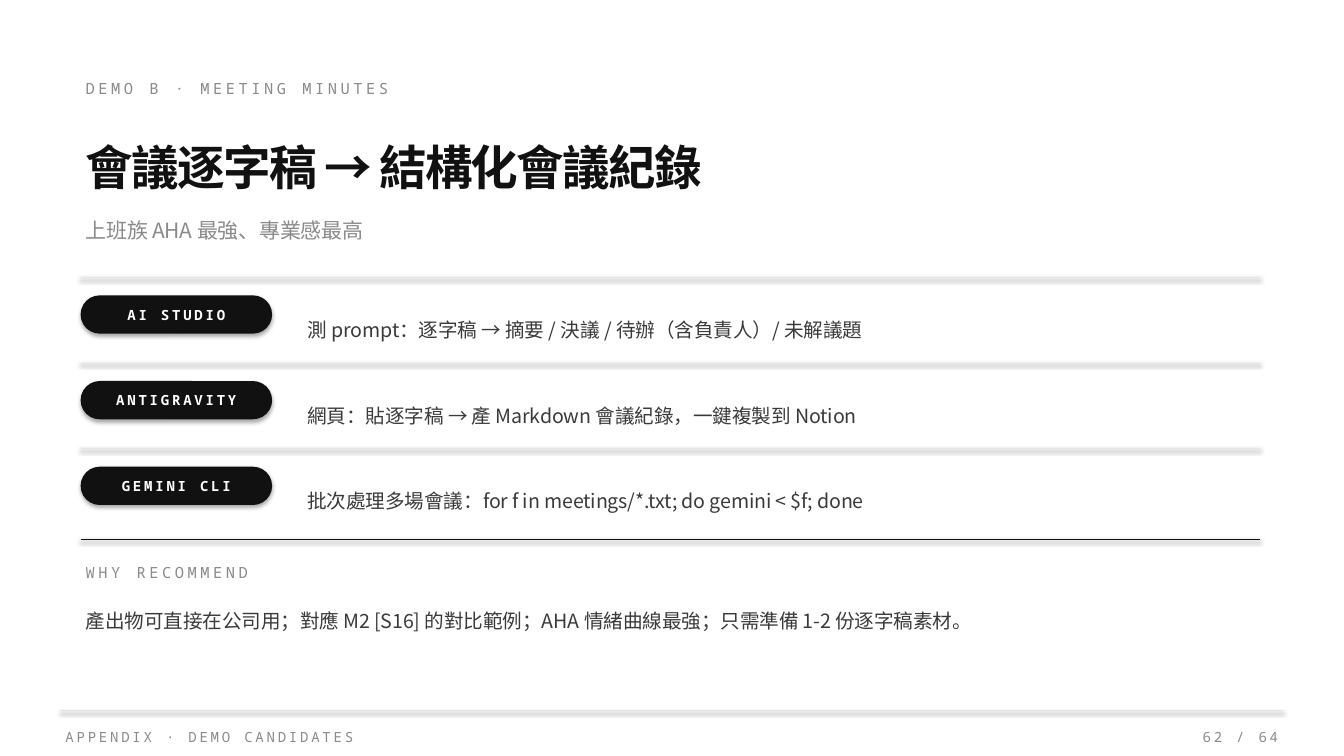
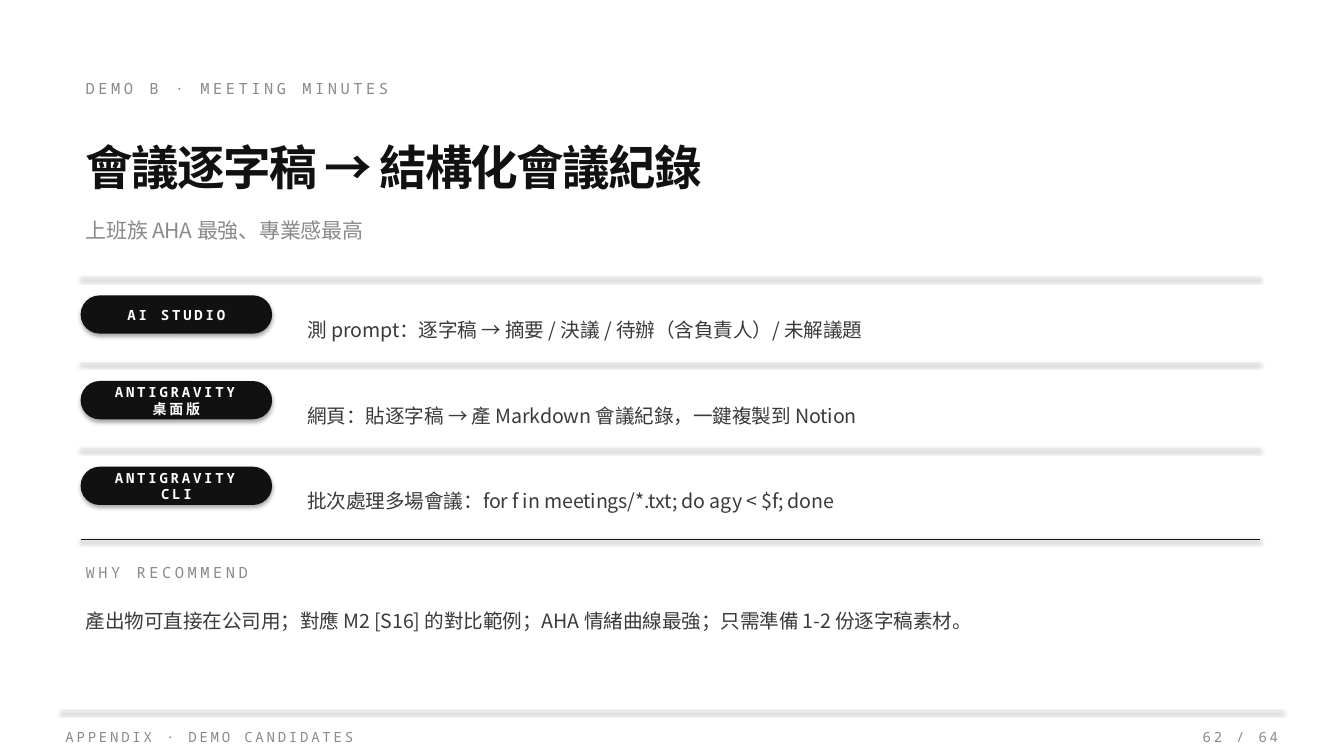
Before and after one commit to Zenobia000/SDD-agent-coding-beginner, a slide deck: slide 62 of class_plan/vibe_coding_workshop.pptx. Drawn at 1344x756 pixels with LibreOffice and Linux fonts; fonts in the diff are those of the drawing. Boxes give left, top, right and bottom in pixels: in the first picture for what was removed or moved away, otherwise in the second. Text is boxed around its words. In the diff, an @@ line names an element or a change of style, - is before the commit and + after.

```diff
--- a/class_plan/vibe_coding_workshop.pptx
+++ b/class_plan/vibe_coding_workshop.pptx
@@ text in rounded rectangle at [115, 387, 235, 415]: text changed @@
-ANTIGRAVITY
+ANTIGRAVITY 桌面版
@@ text in rounded rectangle at [115, 473, 235, 499]: text changed @@
-GEMINI CLI
+ANTIGRAVITY CLI
@@ text at [307, 491, 834, 513]: text changed @@
-批次處理多場會議：for f in meetings/*.txt; do gemini < $f; done
+批次處理多場會議：for f in meetings/*.txt; do agy < $f; done
```
Also in this commit, not shown: 21 other slides changed, 46 other files.
